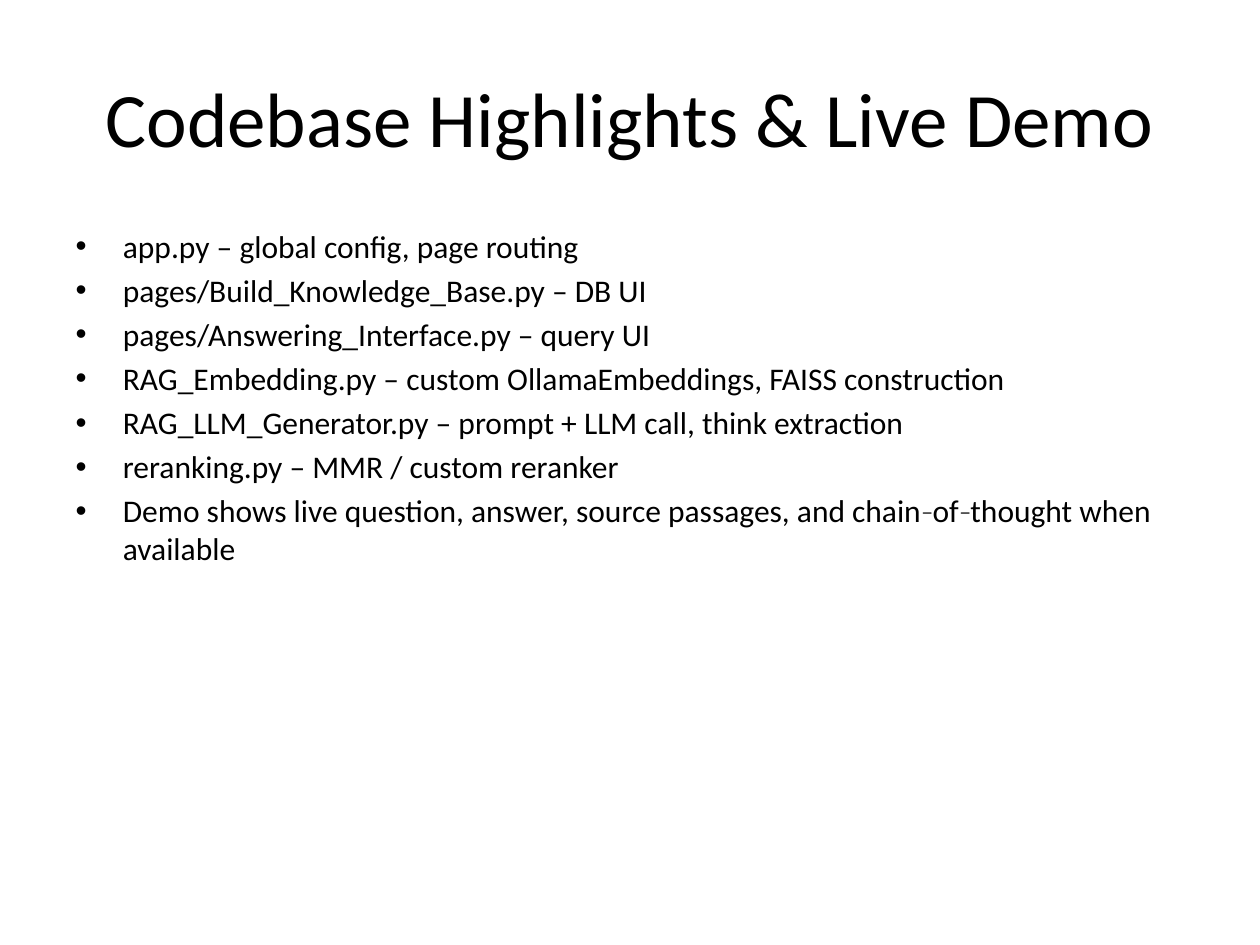
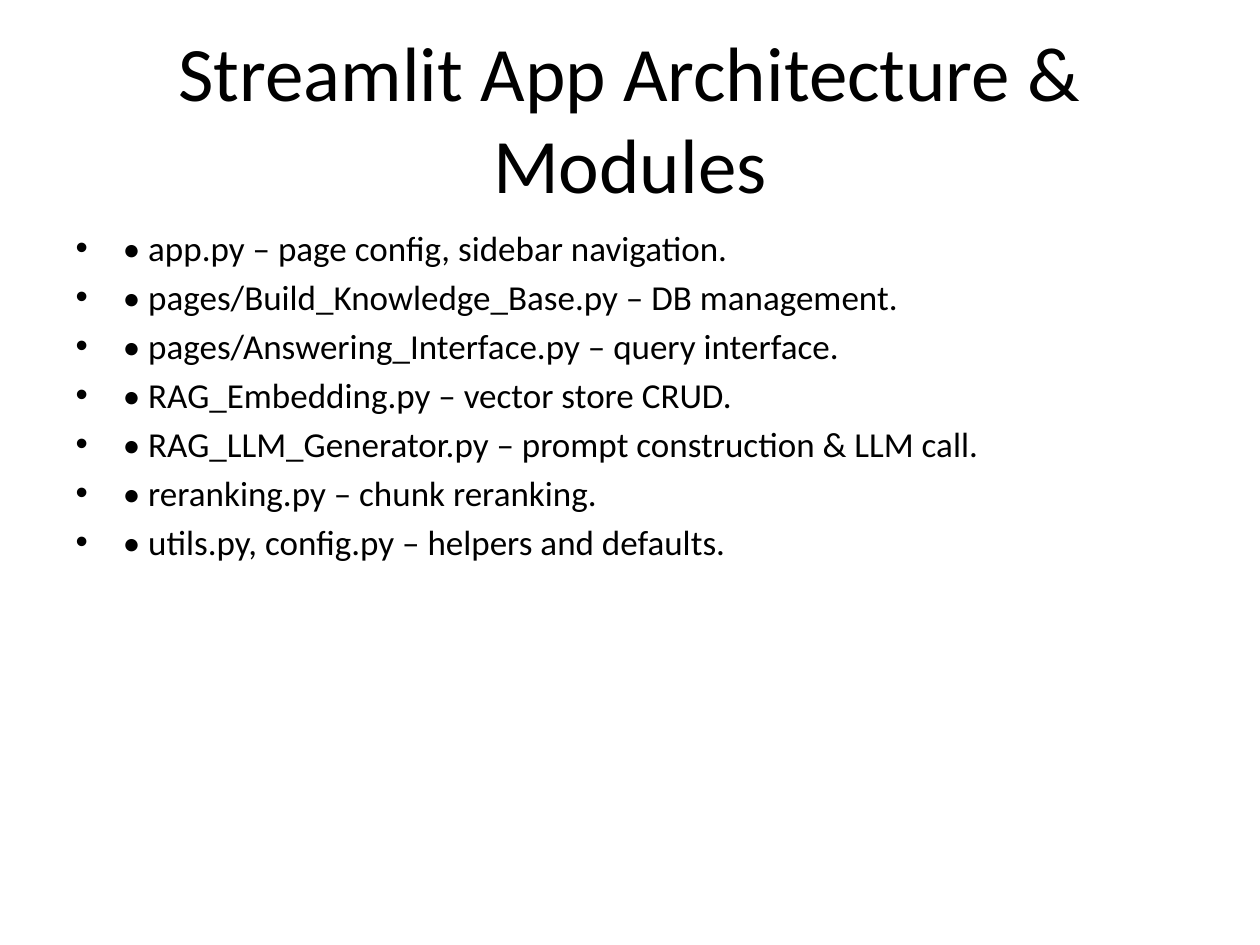
Before and after one commit to sqoojack/MCP-driven-AI-Agent, a slide deck: slide 6 of Output/LLM_report.pptx (slide 5 before the commit). Drawn at 1260x945 pixels with LibreOffice and Linux fonts; fonts in the diff are those of the drawing. Boxes give left, top, right and bottom in pixels: in the first picture for what was removed or moved away, otherwise in the second. Text is boxed around its words. In the diff, an @@ line names an element or a change of style, - is before the commit and + after.

```diff
--- a/Output/LLM_report.pptx
+++ b/Output/LLM_report.pptx
@@ title at [178,47,1010,194]: text changed @@
-Codebase Highlights & Live Demo
+Streamlit App Architecture & Modules
@@ text at [148,236,978,561]: text changed; size 18 to 20 pt @@
-• app.py – global config, page routing
-• pages/Build_Knowledge_Base.py – DB UI
-• pages/Answering_Interface.py – query UI
-• RAG_Embedding.py – custom OllamaEmbeddings, FAISS construction
-• RAG_LLM_Generator.py – prompt + LLM call, think extraction
-• reranking.py – MMR / custom reranker
-• Demo shows live question, answer, source passages, and chain‑of‑thought when available
+• • app.py – page config, sidebar navigation.
+• • pages/Build_Knowledge_Base.py – DB management.
+• • pages/Answering_Interface.py – query interface.
+• • RAG_Embedding.py – vector store CRUD.
+• • RAG_LLM_Generator.py – prompt construction & LLM call.
+• • reranking.py – chunk reranking.
+• • utils.py, config.py – helpers and defaults.
```
Also in this commit, not shown: 3 other slides changed, 5 slides added, 3 slides removed, 4 other files.
